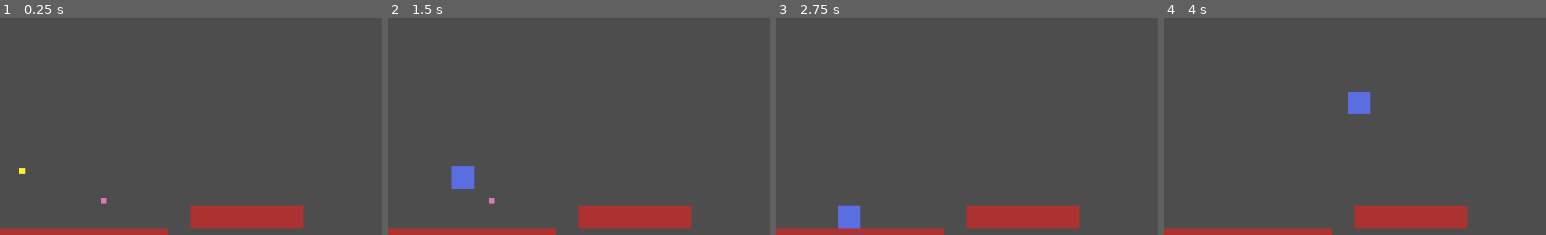
Above: before the commit, frames 1-4 (left to right).
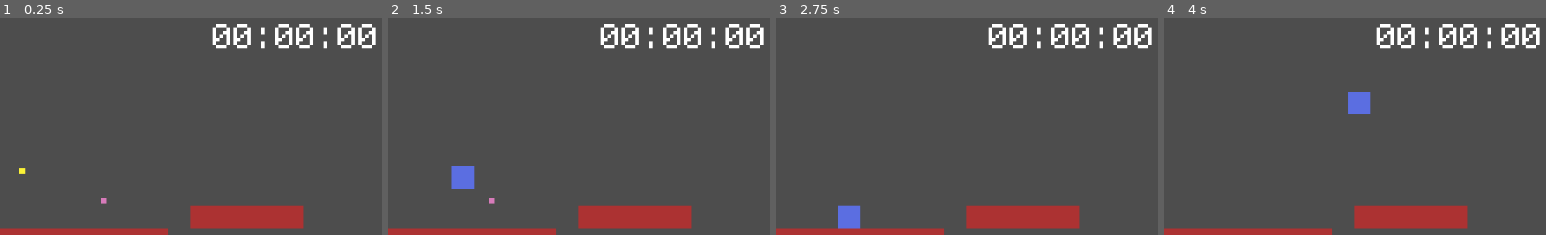
Above: after the commit, the same moments.

Repository: Wendellevinne/Godot-Wild-Jam-86
Game: Godot game, scene res://Scenes/main.tscn
Two runs of this game, one before a commit and one after it. Both use one fixed random seed, a clock stepped at 60 frames per second and the inputs below.
Inputs:
- Up to frame 1 (0.25 s): no input
- Up to frame 2 (1.5 s): hold D (move_right) from 0.53 s (still down); tap Shift (air_dash) at 0.6, 1.35 s; tap W (jump) at 0.77 s
- Up to frame 3 (2.75 s): tap W (jump) at 1.52 s; release D (move_right) at 2.03 s; hold A (move_left) from 2.03 s (still down); tap Shift (air_dash) at 2.1 s
- Up to frame 4 (4 s): release A (move_left) at 2.78 s; hold D (move_right) from 2.78 s (still down); tap Shift (air_dash) at 2.85, 3.6 s; tap W (jump) at 3.02, 3.77 s
The pictures show only the part of the screen within x 50-100%, y 0-50%; the shares and areas given below are measured in that part.

The runs differ from the first frame. In frame 1, 2.1% of the frame differs, in the area x 55-99%, y 2-15%; in frame 2, 2.1%; in frame 3, 2.1%; in frame 4, 2.1%.

Commit message:
Starting the implementation of the timer system

Diff:
--- /dev/null
+++ b/Scenes/UI/hud.tscn
@@ -0,0 +1,7 @@
+[gd_scene load_steps=2 format=3 uid="uid://yrjmnxoanh4u"]
+
+[ext_resource type="PackedScene" uid="uid://bqfcnjn04hyff" path="res://Scenes/UI/timer.tscn" id="1_sprlj"]
+
+[node name="CanvasLayer" type="CanvasLayer"]
+
+[node name="Control" parent="." instance=ExtResource("1_sprlj")]
--- /dev/null
+++ b/Scenes/UI/timer.tscn
@@ -0,0 +1,33 @@
+[gd_scene load_steps=2 format=3 uid="uid://bqfcnjn04hyff"]
+
+[ext_resource type="FontFile" uid="uid://vuvad7koos8g" path="res://Assets/monogram.ttf" id="1_kx66v"]
+
+[node name="Control" type="Control"]
+layout_mode = 3
+anchor_left = 1.0
+anchor_right = 1.0
+offset_left = -10.0
+offset_top = 10.0
+offset_right = -10.0
+offset_bottom = 10.000061
+grow_horizontal = 0
+
+[node name="AspectRatioContainer" type="AspectRatioContainer" parent="."]
+custom_minimum_size = Vector2(100, 30)
+layout_mode = 1
+anchors_preset = -1
+anchor_left = 0.051000003
+anchor_right = 1.0
+anchor_bottom = 0.79
+offset_left = 201.54297
+offset_bottom = -57.350014
+grow_horizontal = 0
+
+[node name="Label" type="Label" parent="AspectRatioContainer"]
+layout_mode = 2
+size_flags_vertical = 1
+theme_override_fonts/font = ExtResource("1_kx66v")
+theme_override_font_sizes/font_size = 80
+text = "00:00:00"
+horizontal_alignment = 1
+vertical_alignment = 1
--- a/Scenes/main.tscn
+++ b/Scenes/main.tscn
@@ -1,10 +1,11 @@
-[gd_scene load_steps=6 format=4 uid="uid://b6oi6xfbpvh50"]
+[gd_scene load_steps=7 format=4 uid="uid://b6oi6xfbpvh50"]
 
 [ext_resource type="PackedScene" uid="uid://ddw0f1p31pmvy" path="res://Scenes/Player/player_controller.tscn" id="1_bo1nx"]
 [ext_resource type="PackedScene" uid="uid://comv0pcgjg8wn" path="res://Scenes/Levels/prototype_level.tscn" id="2_8gbba"]
 [ext_resource type="PackedScene" uid="uid://bglcokq2ps4gx" path="res://Scenes/Masks/speed_mask.tscn" id="3_8gbba"]
 [ext_resource type="PackedScene" uid="uid://polxtka2qjxp" path="res://Scenes/Masks/jump_mask.tscn" id="4_jjvhh"]
 [ext_resource type="PackedScene" uid="uid://b8bk2urqwbti3" path="res://Scenes/Masks/air_dash_mask.tscn" id="5_kry3j"]
+[ext_resource type="PackedScene" uid="uid://yrjmnxoanh4u" path="res://Scenes/UI/hud.tscn" id="6_21xkr"]
 
 [node name="main" type="Node2D"]
 
@@ -27,3 +28,5 @@
 
 [node name="AirDashMask" parent="." instance=ExtResource("5_kry3j")]
 position = Vector2(-102, -141)
+
+[node name="CanvasLayer" parent="." instance=ExtResource("6_21xkr")]
Binary file added: Assets/monogram.ttf
Not shown, added: Assets/monogram.ttf.import
